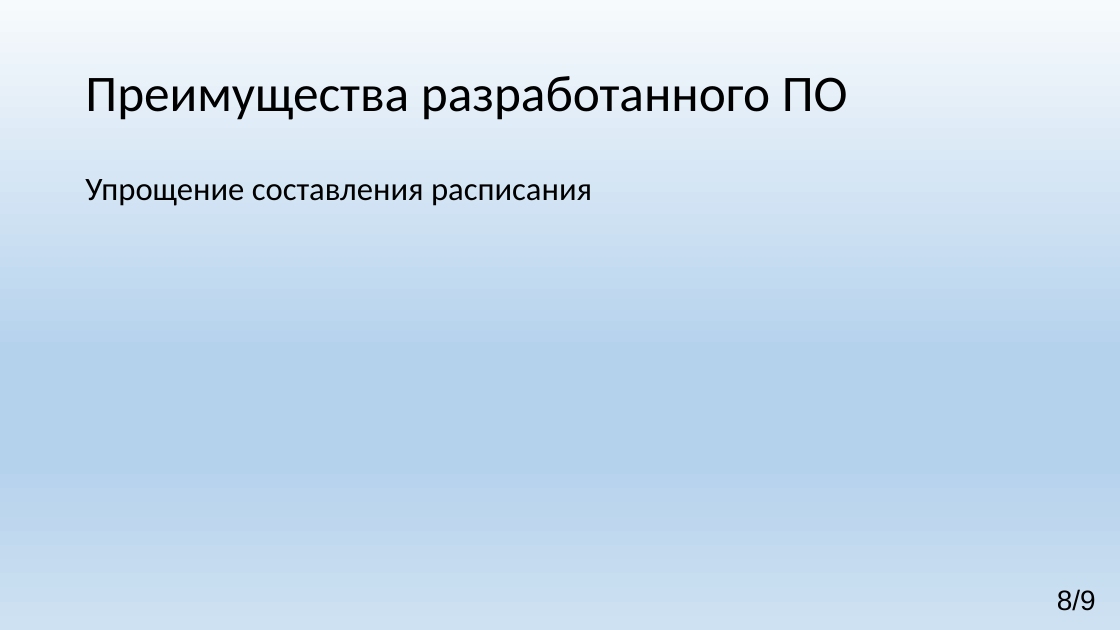
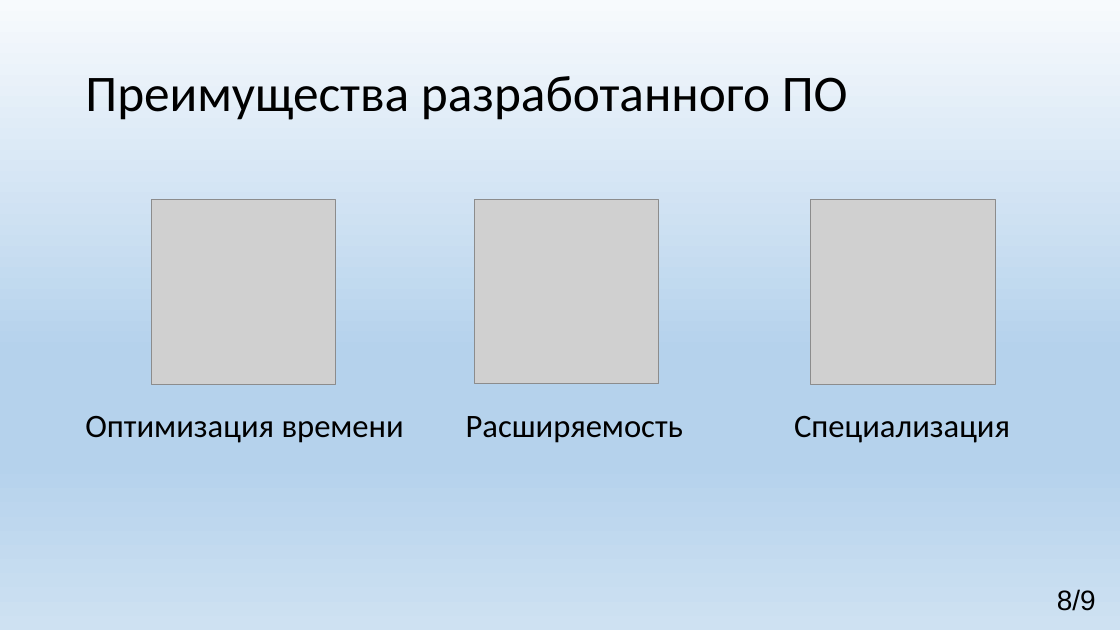
Before and after one commit to imStydent/Documents, a slide deck: slide 8 of Презентаци 2.pptx. Drawn at 1120x630 pixels with LibreOffice and Linux fonts; fonts in the diff are those of the drawing; grey boxes stand for pictures. Boxes give left, top, right and bottom in pixels: in the first picture for what was removed or moved away, otherwise in the second. Text is boxed around its words. In the diff, an @@ line names an element or a change of style, - is before the commit and + after.

```diff
--- a/Презентаци 2.pptx
+++ b/Презентаци 2.pptx
@@ picture added at box(151, 199, 336, 384) @@
@@ picture added at box(474, 199, 659, 384) @@
@@ picture added at box(811, 199, 996, 384) @@
@@ text at box(85, 416, 404, 443): text changed @@
-Упрощение составления расписания
+Оптимизация времени
@@ text added at box(466, 416, 683, 443), 28 pt, text #000000 @@
+Расширяемость
@@ text added at box(794, 415, 1010, 443), 28 pt, text #000000 @@
+Специализация
```
Also in this commit, not shown: 6 other slides changed, 13 other files.
